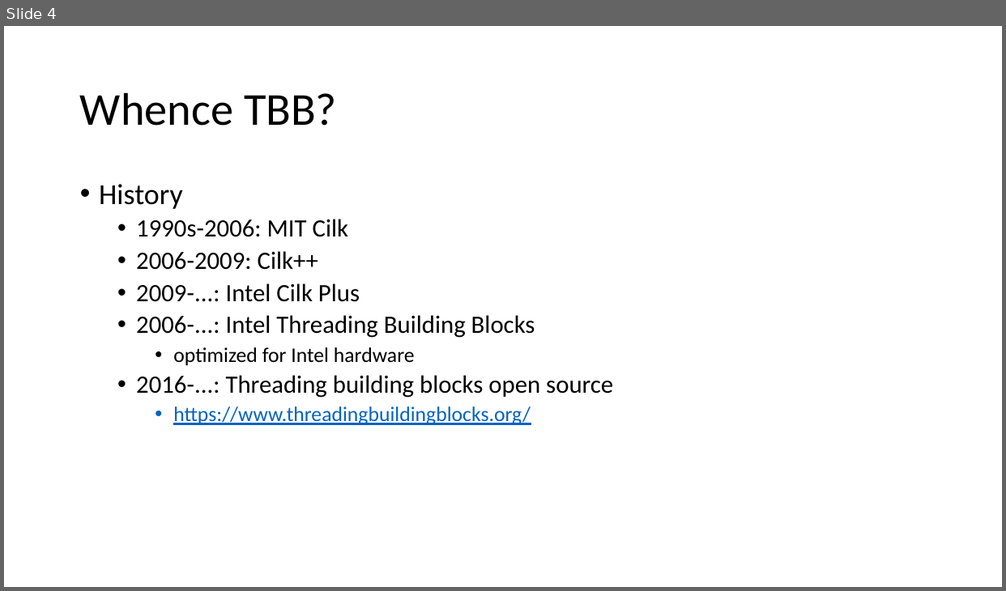
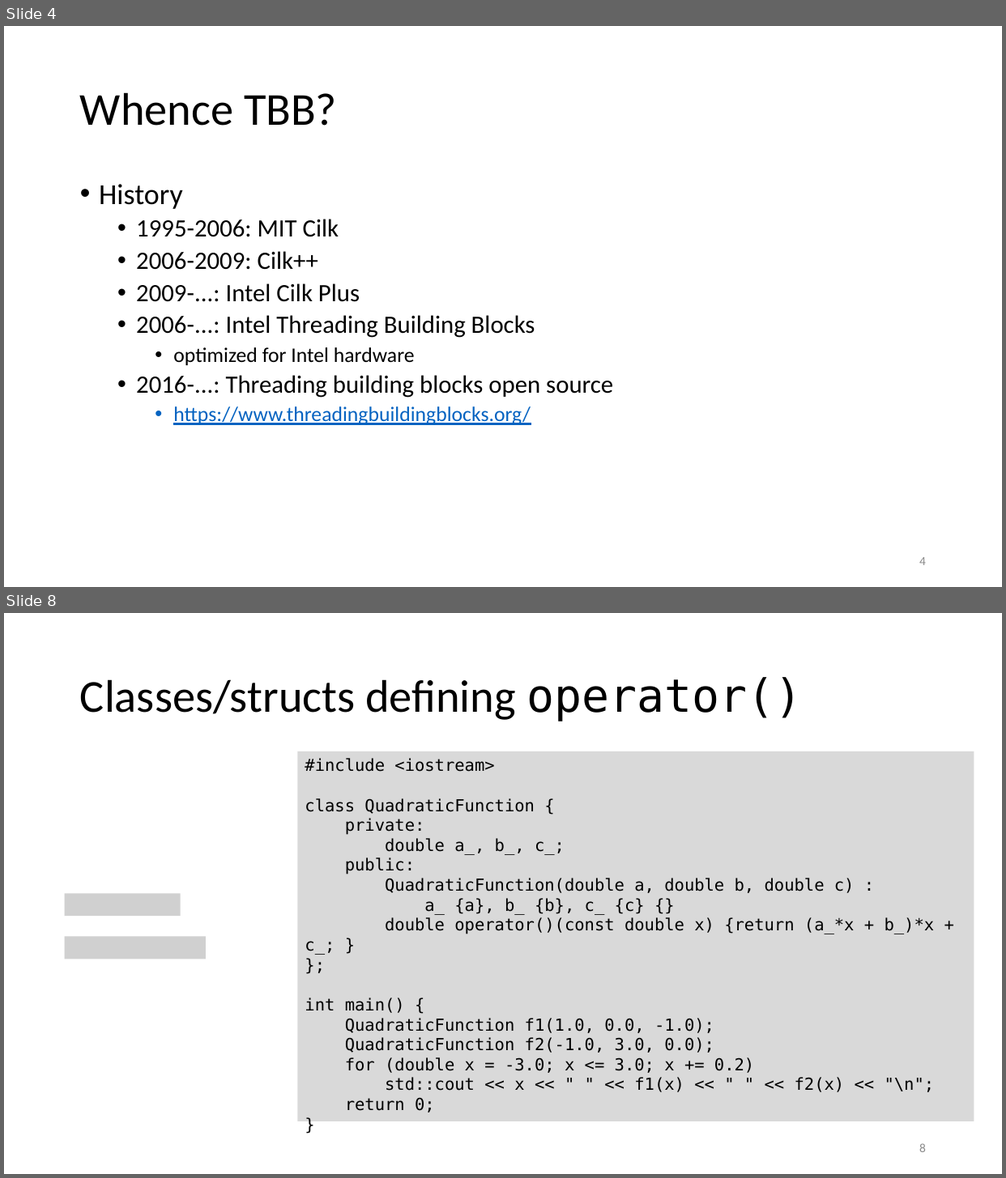
Before and after one commit to gjbex/training-material, a slide deck: CPlusPlus/Tbb/tbb.pptx. Shown one above the other, each under a label of ours: slide 4 before the commit, slides 4 and 8 after it; the slides between them are not shown. The pictures are 1006x591 and 1006x1178 pixels, drawn with LibreOffice and Linux fonts; fonts in the diff are those of the drawing; grey boxes stand for pictures. Boxes give left, top, right and bottom in pixels: in the first picture for what was removed or moved away, otherwise in the second. Text is boxed around its words. In the diff, an @@ line names an element or a change of style, - is before the commit and + after.

```diff
--- a/CPlusPlus/Tbb/tbb.pptx
+++ b/CPlusPlus/Tbb/tbb.pptx
@@ slide 8 added at box(4, 613, 1002, 1174), background #FFFFFF @@
@@ title added at box(80, 677, 803, 722), 44 pt, text #000000 @@
+Classes/structs defining operator()
@@ rectangle added at box(297, 752, 974, 1122), fill #D9D9D9, 16 pt, text #000000 @@
+#include <iostream>
+class QuadraticFunction {
+private:
+double a_, b_, c_;
+public:
+QuadraticFunction(double a, double b, double c) :
+a_ {a}, b_ {b}, c_ {c} {}
+double operator()(const double x) {return (a_*x + b_)*x + c_; }
+};
+int main() {
+QuadraticFunction f1(1.0, 0.0, -1.0);
+QuadraticFunction f2(-1.0, 3.0, 0.0);
+for (double x = -3.0; x <= 3.0; x += 0.2)
+std::cout << x << " " << f1(x) << " " << f2(x) << "\n";
+return 0;
+}
@@ picture added at box(65, 894, 181, 916) @@
@@ picture added at box(65, 936, 206, 959) @@
@@ page number added at box(919, 1144, 926, 1152), 12 pt, text #8C8C8C @@
+8
@@ slide 4 changed as well @@
@@ text at box(136, 219, 339, 237): text changed @@
-  • 1990s-2006: MIT Cilk
+  • 1995-2006: MIT Cilk
@@ page number added at box(919, 557, 926, 565), 12 pt, text #8C8C8C @@
+4
```
Also in this commit, not shown: 3 other slides changed, 7 other slides added.
